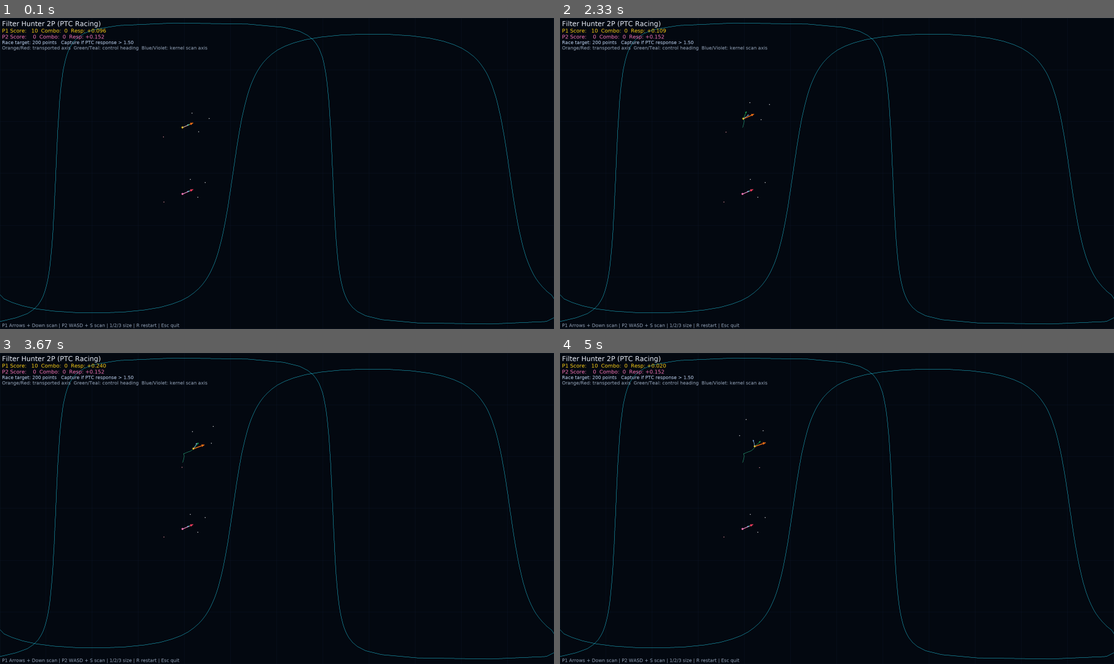
Above: before the commit, frames 1-4 (two rows, left to right).
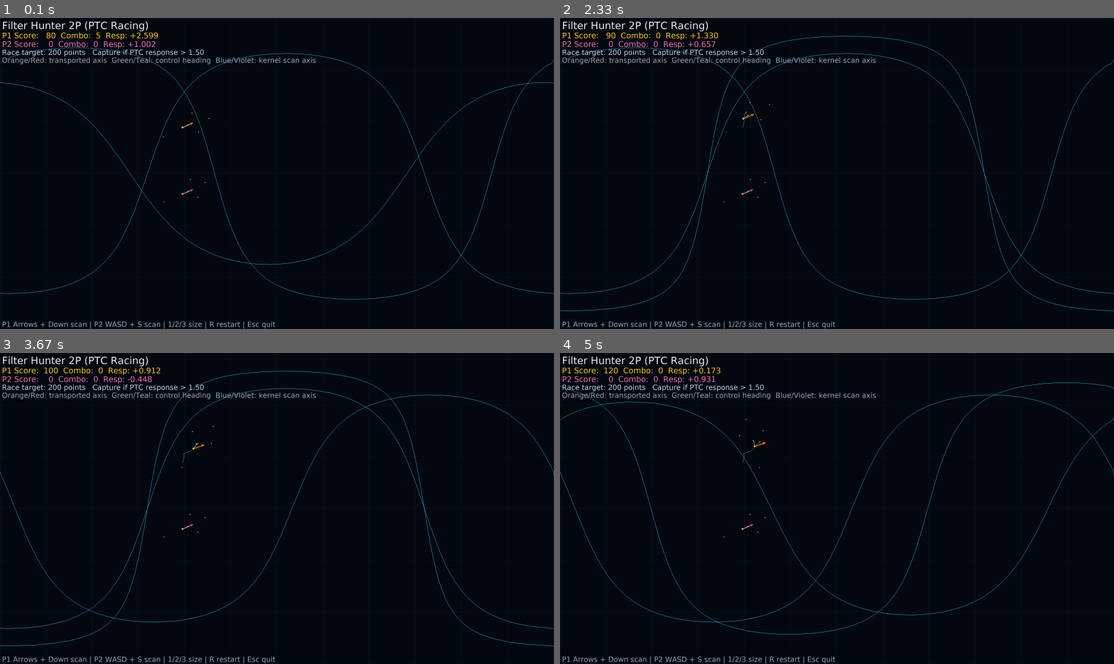
Above: after the commit, the same moments.

Repository: gaosu2718/ptc-vibe
Game: pygame game, started from play_filter_hunter_2p.py
The game is run twice, just before and just after one commit, with the same random seed, the same clock (stepped at 60 frames per second) and the same inputs.
Inputs:
- Up to frame 1 (0.1 s): no input
- Up to frame 2 (2.33 s): hold Right 0.33-0.8 s; hold Up 0.83-1.13 s; hold Right 1.17-1.63 s; hold Left 1.67-2.2 s; hold Down from 2.23 s (still down)
- Up to frame 3 (3.67 s): release Down at 2.53 s; hold Left 2.57-2.97 s; hold Up 3-3.37 s; hold Right from 3.4 s (still down)
- Up to frame 4 (5 s): release Right at 4.03 s; hold Down 4.07-4.43 s; hold Left 4.47-4.93 s; hold Right from 4.97 s (still down)

The runs differ from the first frame. In frame 1, 4.1% of the frame differs, in the area x 0-100%, y 0-100%; in frame 2, 4.2%; in frame 3, 4.2%; in frame 4, 4.2%.

Commit message:
font_size_change

Diff:
--- a/play_filter_hunter_2p.py
+++ b/play_filter_hunter_2p.py
@@ -40,6 +40,11 @@
     2: (2560, 1440),
     3: (3840, 2160),
 }
+
+
+def font_scale_for_width(width: int) -> float:
+    # Keep text proportional when switching 1/2/3 window presets.
+    return FONT_SCALE * (width / 2560.0)
 
 
 def normalize(v: np.ndarray) -> np.ndarray:
@@ -171,8 +176,8 @@
     return total
 
 
-def draw_text(surface, text, pos, color=(240, 240, 240), size=20, align_left=True):
-    scaled = max(12, int(round(size * FONT_SCALE)))
+def draw_text(surface, text, pos, color=(240, 240, 240), size=20, align_left=True, font_scale=FONT_SCALE):
+    scaled = max(12, int(round(size * font_scale)))
     font = pygame.font.SysFont("DejaVu Sans", scaled)
     img = font.render(text, True, color)
     rect = img.get_rect()
@@ -180,8 +185,8 @@
     surface.blit(img, rect)
 
 
-def line_step(size: int, pad: int = 6) -> int:
-    return max(12, int(round(size * FONT_SCALE))) + pad
+def line_step(size: int, pad: int = 6, font_scale=FONT_SCALE) -> int:
+    return max(12, int(round(size * font_scale))) + pad
 
 
 def draw_arrow(
@@ -369,7 +374,7 @@
     }
 
     def reset_game():
-        targets_local = make_targets(2)
+        targets_local = make_targets(3)
         curves_local = [target_points_for_display(t) for t in targets_local]
         p1_local, p2_local = reset_players()
         return targets_local, curves_local, p1_local, p2_local, None
@@ -380,6 +385,7 @@
 
     while running:
         dt = clock.tick(60) / 1000.0
+        font_scale = font_scale_for_width(w)
 
         for event in pygame.event.get():
             if event.type == pygame.QUIT:
@@ -503,8 +509,15 @@
 
         hud_x = 14
         hud_y = 12
-        draw_text(screen, "Filter Hunter 2P (PTC Racing)", (hud_x, hud_y), (230, 235, 245), 26)
-        hud_y += line_step(26, pad=8)
+        draw_text(
+            screen,
+            "Filter Hunter 2P (PTC Racing)",
+            (hud_x, hud_y),
+            (230, 235, 245),
+            26,
+            font_scale=font_scale,
+        )
+        hud_y += line_step(26, pad=8, font_scale=font_scale)
 
         draw_text(
             screen,
@@ -512,44 +525,49 @@
             (hud_x, hud_y),
             p1_colors["dot"],
             20,
-        )
-        hud_y += line_step(20, pad=6)
+            font_scale=font_scale,
+        )
+        hud_y += line_step(20, pad=6, font_scale=font_scale)
         draw_text(
             screen,
             f"P2 Score: {p2.score:4d}  Combo: {p2.combo:2d}  Resp: {resp2:+0.3f}",
             (hud_x, hud_y),
             p2_colors["dot"],
             20,
-        )
-        hud_y += line_step(20, pad=6)
+            font_scale=font_scale,
+        )
+        hud_y += line_step(20, pad=6, font_scale=font_scale)
         draw_text(
             screen,
             f"Race target: {WIN_SCORE} points   Capture if PTC response > {capture_threshold:.2f}",
             (hud_x, hud_y),
             (190, 210, 240),
             18,
-        )
-        hud_y += line_step(18, pad=6)
+            font_scale=font_scale,
+        )
+        hud_y += line_step(18, pad=6, font_scale=font_scale)
         draw_text(
             screen,
             "Orange/Red: transported axis  Green/Teal: control heading  Blue/Violet: kernel scan axis",
             (hud_x, hud_y),
             (148, 163, 184),
             18,
-        )
-
-        controls_y = h - line_step(18, pad=12)
+            font_scale=font_scale,
+        )
+
+        controls_y = h - line_step(18, pad=12, font_scale=font_scale)
         draw_text(
             screen,
             "P1 Arrows + Down scan | P2 WASD + S scan | 1/2/3 size | R restart | Esc quit",
             (hud_x, controls_y),
             (148, 163, 184),
             18,
+            font_scale=font_scale,
         )
 
         if winner is not None:
             if winner == 0:
-                msg = "DRAW - BOTH REACHED 1000"
+                msg = f"DRAW - BOTH REACHED {WIN_SCORE}"
                 color = (250, 204, 21)
             elif winner == 1:
                 msg = "PLAYER 1 WINS!  (Press R to restart)"
@@ -557,7 +575,15 @@
             else:
                 msg = "PLAYER 2 WINS!  (Press R to restart)"
                 color = p2_colors["dot"]
-            draw_text(screen, msg, (w // 2, h // 2), color=color, size=34, align_left=False)
+            draw_text(
+                screen,
+                msg,
+                (w // 2, h // 2),
+                color=color,
+                size=44,
+                align_left=False,
+                font_scale=font_scale,
+            )
 
         pygame.display.flip()
 
